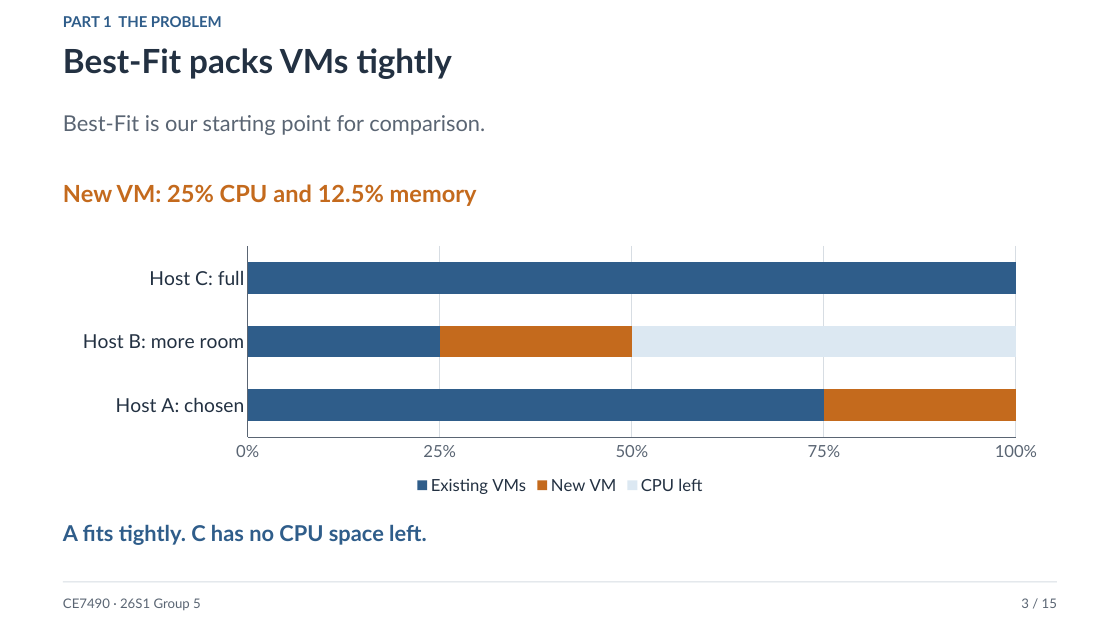
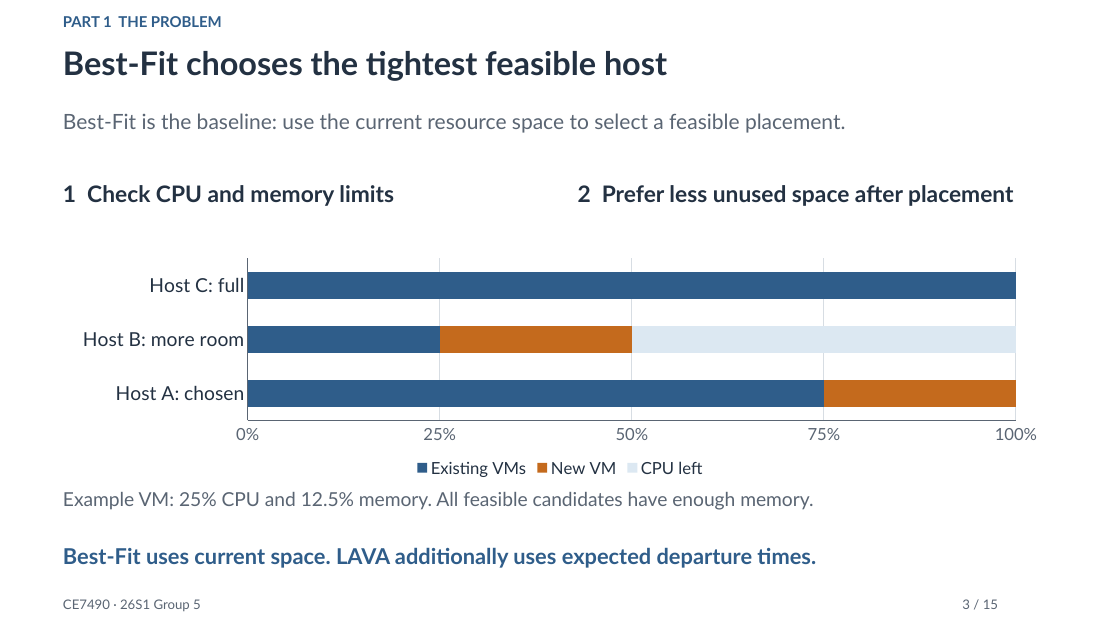
Before and after one commit to xxxmian/CE7490-P2_Revisiting_LAVA, a slide deck: slide 3 of Revisiting_Lifetime_Aware_VM_Allocation_Presentation_v4.pptx. Drawn at 1120x630 pixels with LibreOffice and Linux fonts; fonts in the diff are those of the drawing. Boxes give left, top, right and bottom in pixels: in the first picture for what was removed or moved away, otherwise in the second. Text is boxed around its words. In the diff, an @@ line names an element or a change of style, - is before the commit and + after.

```diff
--- a/Revisiting_Lifetime_Aware_VM_Allocation_Presentation_v4.pptx
+++ b/Revisiting_Lifetime_Aware_VM_Allocation_Presentation_v4.pptx
@@ text at (63, 51, 667, 81): text changed; size 28.5 to 27.8 pt @@
-Best-Fit packs VMs tightly
+Best-Fit chooses the tightest feasible host
@@ text at (63, 113, 845, 133): text changed; size 18.8 to 18 pt @@
-Best-Fit is our starting point for comparison.
+Best-Fit is the baseline: use the current resource space to select a feasible placement.
@@ text added at (63, 185, 394, 206), 19.5 pt, text #233142, bold @@
+1 Check CPU and memory limits
@@ text added at (578, 185, 1014, 206), 19.5 pt, text #233142, bold @@
+2 Prefer less unused space after placement
@@ bar stacked chart: place and size @@
-bar stacked chart at (63, 240, 1057, 498)
+bar stacked chart at (63, 254, 1057, 481)
@@ text at (63, 492, 813, 510): text changed; size 20.2 to 16.5 pt; text colour #C46A1D to #5A6573; bold off @@
-New VM: 25% CPU and 12.5% memory
+Example VM: 25% CPU and 12.5% memory. All feasible candidates have enough memory.
@@ text removed at (63, 524, 427, 545) @@
-A fits tightly. C has no CPU space left.
@@ text added at (63, 547, 816, 568), 18.8 pt, text #2F5D8A, bold @@
+Best-Fit uses current space. LAVA additionally uses expected departure times.
@@ line removed from (63, 582) to (1057, 582) @@
@@ text "3 / 15" at (962, 599, 998, 609): alignment right to left @@
```
Also in this commit, not shown: 7 other slides changed, 7 slides added, 7 slides removed, 3 other files.
